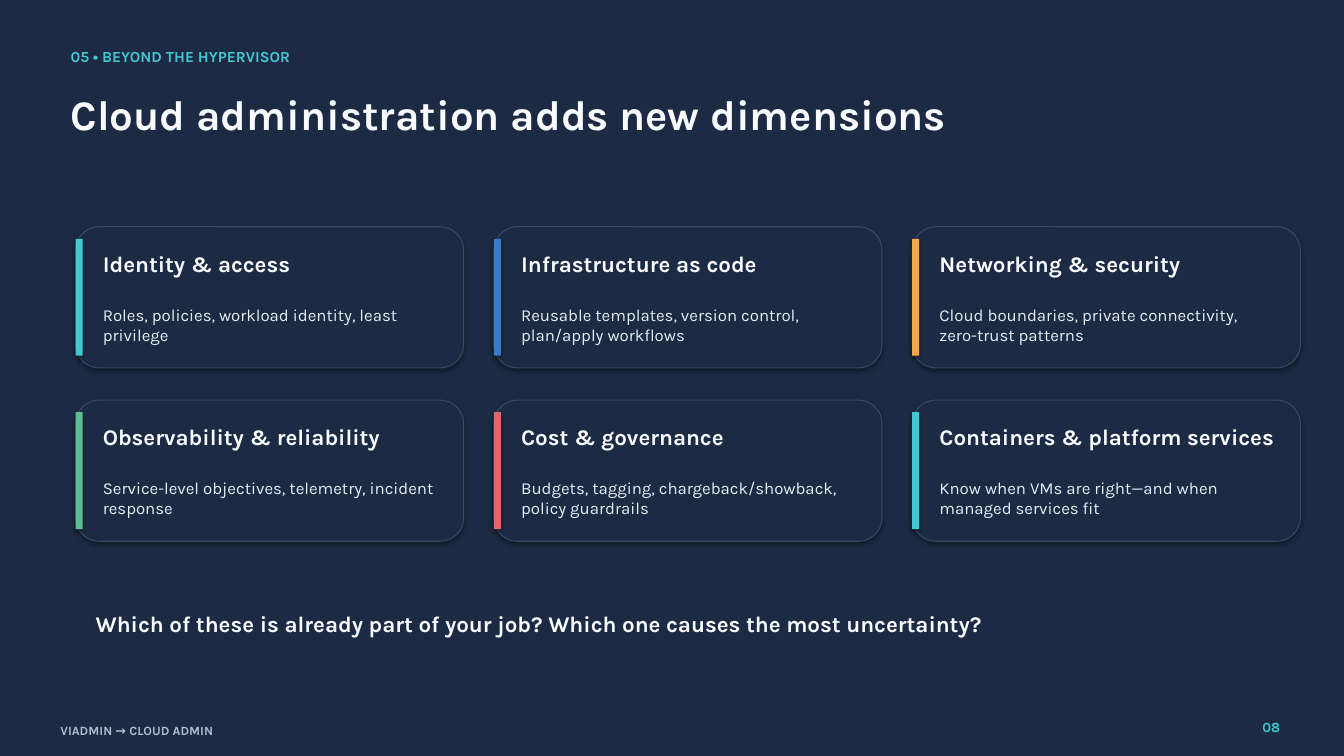
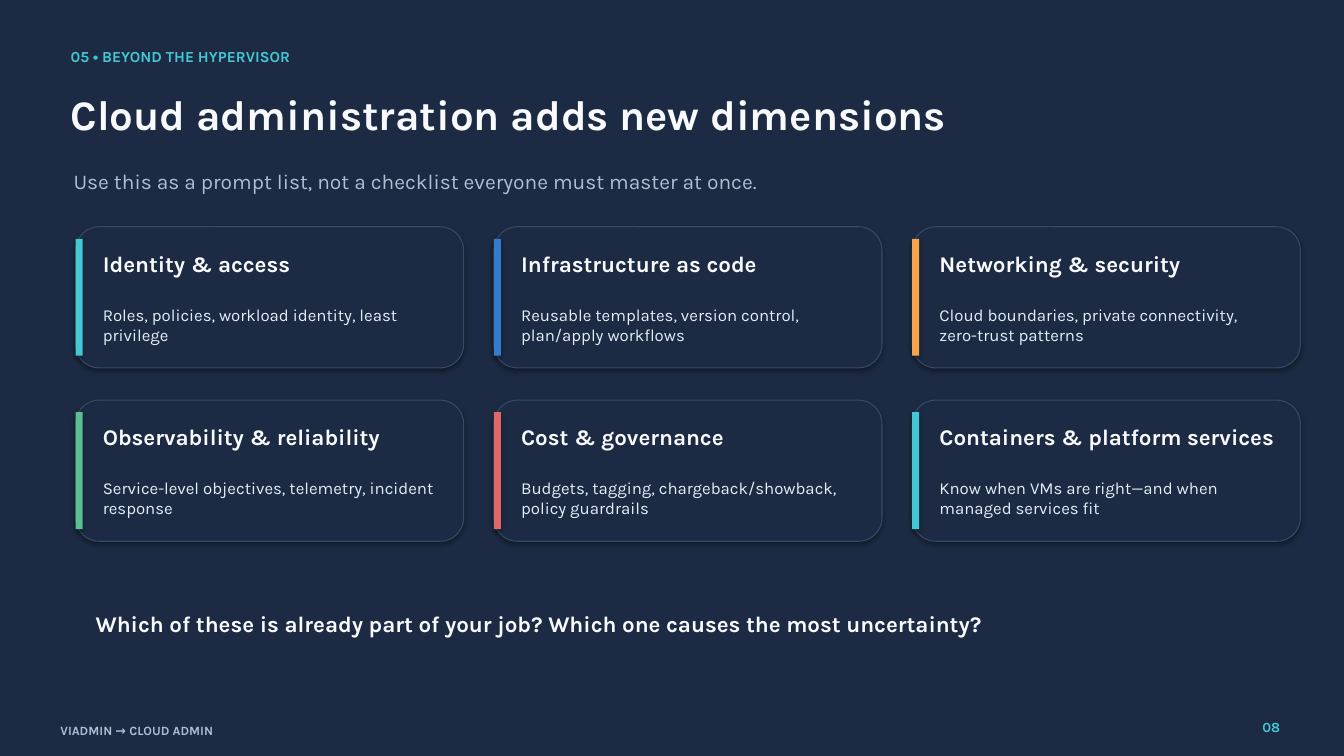
Before and after one commit to jpsider/Invoke-Automation, a slide deck: slide 7 of VMUG/Connect_FL_2026/VIAdmin_AI_Buzzwords_Consistent_Styling.pptx (slide 3 before the commit). Drawn at 1344x756 pixels with LibreOffice and Linux fonts; fonts in the diff are those of the drawing. Boxes give left, top, right and bottom in pixels: in the first picture for what was removed or moved away, otherwise in the second. Text is boxed around its words. In the diff, an @@ line names an element or a change of style, - is before the commit and + after.

```diff
--- a/VMUG/Connect_FL_2026/VIAdmin_AI_Buzzwords_Consistent_Styling.pptx
+++ b/VMUG/Connect_FL_2026/VIAdmin_AI_Buzzwords_Consistent_Styling.pptx
@@ text added at <box>74,174,756,194</box>, 15 pt, text #AEBED3 @@
+Use this as a prompt list, not a checklist everyone must master at once.
```
Also in this commit, not shown: 8 slides added.
